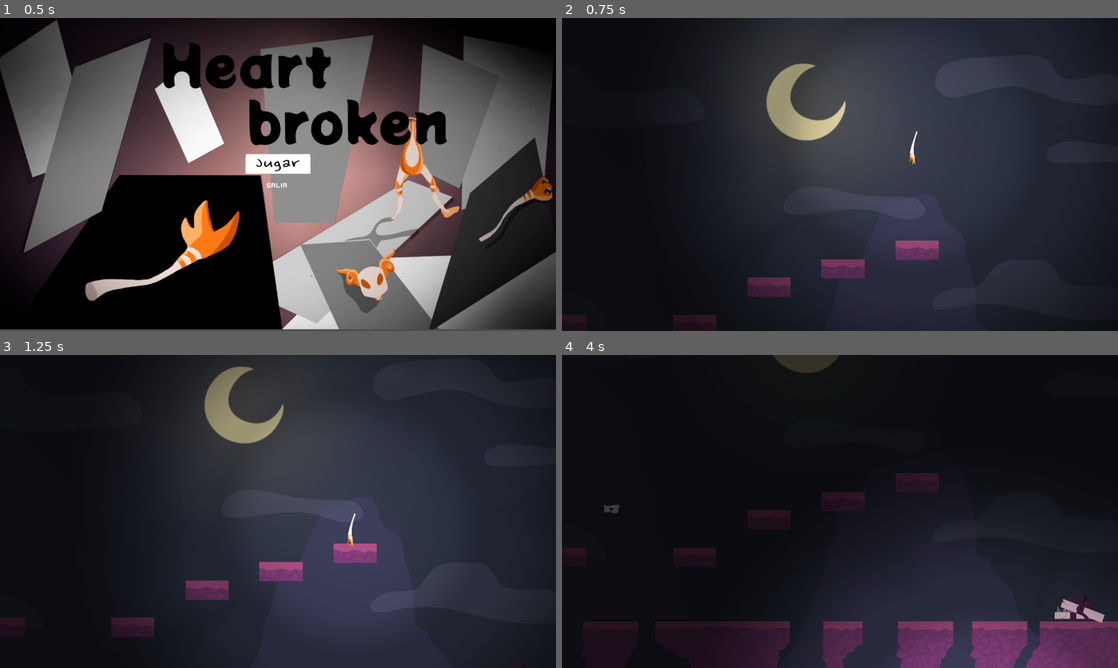
Above: before the commit, frames 1-4 (two rows, left to right).
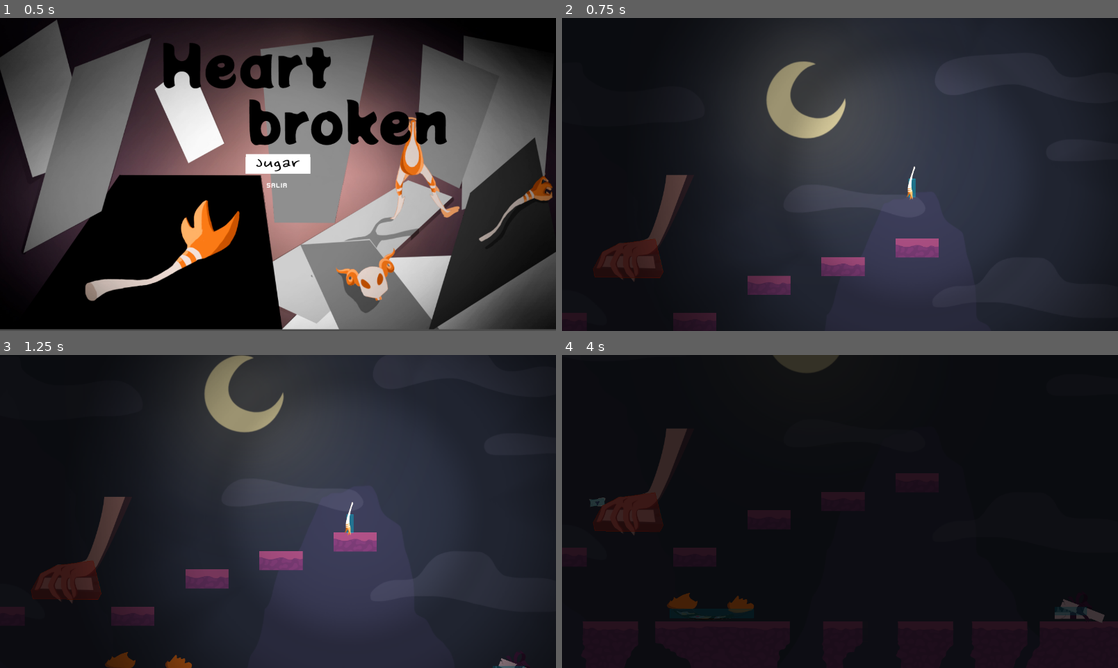
Above: after the commit, the same moments.

Repository: santyarellano/Shattered
Game: Godot game, scene res://Niveles/menuPrincipal.tscn
Same seed, same stepped clock (60 frames per second), same inputs: the game is played once before the commit and once after it.
Inputs (mouse positions are in pixels of both pictures, inside the frame that each line leads up to):
- Up to frame 1 (0.5 s): no input
- Up to frame 2 (0.75 s): click (840, 165) at 0.5 s
- Up to frame 3 (1.25 s): no input
- Up to frame 4 (4 s): hold Right (ui_right) 1.28-2.78 s; tap Space (ui_select) at 1.52, 2.27, 3.77 s; hold Left (ui_left) 2.78-3.53 s; hold Right (ui_right) from 3.53 s (still down)

Frame 1 is identical in both runs. In frame 2, 2.7% of the frame differs, in the area x 5-81%, y 13-95%; in frame 3, 6.3%; in frame 4, 20%, in the area x 4-100%, y 23-100%.

Commit message:
agregar spawn location

Diff:
--- a/Niveles/Playground.tscn
+++ b/Niveles/Playground.tscn
@@ -1,10 +1,12 @@
-[gd_scene load_steps=6 format=2]
+[gd_scene load_steps=8 format=2]
 
 [ext_resource path="res://Img/nivel 1 bkgnd/nivel1.png" type="Texture" id=1]
 [ext_resource path="res://Obj/Player/Player.tscn" type="PackedScene" id=2]
 [ext_resource path="res://Obj/Hazards/Gift.tscn" type="PackedScene" id=3]
 [ext_resource path="res://Niveles/map1/map1.tscn" type="PackedScene" id=4]
 [ext_resource path="res://Obj/Hazards/Mailbox.tscn" type="PackedScene" id=5]
+[ext_resource path="res://Obj/Hazards/BurningPhotos.tscn" type="PackedScene" id=6]
+[ext_resource path="res://Obj/Hazards/Hand/Hand.tscn" type="PackedScene" id=7]
 
 [node name="Level_with_lights" type="Node"]
 
@@ -19,8 +21,11 @@
 
 [node name="Casters" type="Node2D" parent="."]
 
+[node name="PlayerSpawn" type="Node2D" parent="."]
+position = Vector2( 936.105, 307.934 )
+
 [node name="Player" parent="." instance=ExtResource( 2 )]
-position = Vector2( 928.211, 204.405 )
+position = Vector2( 924.357, 268.519 )
 jump_power = -500
 
 [node name="CanvasModulate" type="CanvasModulate" parent="."]
@@ -34,3 +39,11 @@
 position = Vector2( 133.643, 467.502 )
 scale = Vector2( 0.198035, 0.198035 )
 flip_h = true
+
+[node name="BurningPhotos" parent="." instance=ExtResource( 6 )]
+position = Vector2( 575.573, 613.551 )
+scale = Vector2( 0.448669, 0.179468 )
+
+[node name="Hand" parent="." instance=ExtResource( 7 )]
+position = Vector2( 460.73, 352.477 )
+fall_speed = 100
--- a/Obj/Hazards/Hand/Hand.gd
+++ b/Obj/Hazards/Hand/Hand.gd
@@ -1,37 +1,22 @@
-extends KinematicBody2D
+extends RigidBody2D
+
+export var fall_speed = 20
+
+func _ready():
+	get_tree().set_debug_collisions_hint(true)
+	set_contact_monitor(true)
+	set_max_contacts_reported(3)
+	linear_velocity = Vector2(0, fall_speed)
+
+#func _process(delta):
+#	position.y += fall_speed * delta
+
+func _on_IntervaloCaida_timeout():
+	fall_speed *= -1
+	linear_velocity = Vector2(0, fall_speed)
 
 
-# Declare member variables here. Examples:
-# var a = 2
-# var b = "text"
-const FLOOR=Vector2(0,-1)
-var ACC=10
-var direction=1
-var velocity= Vector2()
-
-
-
-func _ready():
-	pass # Replace with function body.
-
-func _physics_process(delta):
-	if(direction==-1):
-		#elevacion
-		ACC=0.1
-	else:
-		#caida
-		ACC=0.3
-	velocity.y += (ACC*direction)
-	var collision = move_and_collide(velocity)
-	if collision:
-		if (collision.collider.name=="Player"):
-			_on_IntervaloCaida_timeout()
-			print("Vida reducida")
-	#velocity= move_and_slide(velocity,FLOOR)
-	#for i in get_slide_count():
-	#	var collision = get_slide_collision(i)
-	#	if(collision.collider.name=="Player"):
-	#		print("game ova")
-func _on_IntervaloCaida_timeout():
-	velocity.y=0;
-	direction=direction*-1
+func _on_Hand_body_entered(body):
+	print("hola")
+	if(body.get_name() == "Player"):
+		body.resetPlayer()
--- a/Obj/Hazards/Hand/Hand.tscn
+++ b/Obj/Hazards/Hand/Hand.tscn
@@ -3,21 +3,26 @@
 [ext_resource path="res://Obj/Hazards/Hand/Hand.gd" type="Script" id=1]
 [ext_resource path="res://Img/mano.png" type="Texture" id=2]
 
-[node name="Hand" type="KinematicBody2D"]
-position = Vector2( 16, -1 )
+[node name="Hand" type="RigidBody2D"]
+position = Vector2( -6.24878, 20.1893 )
+mass = 65535.0
+gravity_scale = 0.0
 script = ExtResource( 1 )
 __meta__ = {
 "_edit_group_": true
 }
 
 [node name="Sprite" type="Sprite" parent="."]
-position = Vector2( 528.902, 191.783 )
+scale = Vector2( 0.5, 0.5 )
 texture = ExtResource( 2 )
 
 [node name="CollisionPolygon2D" type="CollisionPolygon2D" parent="."]
+position = Vector2( -265.396, -94.2922 )
+scale = Vector2( 0.5, 0.5 )
 polygon = PoolVector2Array( 362.875, 352.493, 587.621, 354.741, 598.858, 333.764, 571.139, 220.268, 442.354, 237.665, 388.415, 266.133, 356.881, 323.276 )
 
 [node name="IntervaloCaida" type="Timer" parent="."]
 wait_time = 2.0
 autostart = true
+[connection signal="body_entered" from="." to="." method="_on_Hand_body_entered"]
 [connection signal="timeout" from="IntervaloCaida" to="." method="_on_IntervaloCaida_timeout"]
--- a/Obj/Hazards/Letter.gd
+++ b/Obj/Hazards/Letter.gd
@@ -13,4 +13,4 @@
 	if(body.get_name() == "Player"):
 		body.dano()
 
-	queue_free()
+#	queue_free()
--- a/Obj/Player/Player.gd
+++ b/Obj/Player/Player.gd
@@ -38,6 +38,10 @@
 		elif velocity.x > 0:
 			$AnimatedSprite.flip_h = false
 
+	#checar caida
+	if(position.y >= 750):
+		resetPlayer()
+
 func get_input():
 	# Walking
 	if Input.is_action_pressed("ui_right"):
@@ -64,5 +68,14 @@
 		jumping = false
 	velocity = move_and_slide(velocity, Vector2(0, -1))
 
+func resetPlayer():
+	hide()
+	position = get_parent().get_node("PlayerSpawn").position
+	$RespawnTimer.start()
+
 func dano():
 	print("quitar vida")
+
+
+func _on_RespawnTimer_timeout():
+	show()
--- a/Obj/Player/Player.tscn
+++ b/Obj/Player/Player.tscn
@@ -13,6 +13,11 @@
 
 [sub_resource type="SpriteFrames" id=2]
 animations = [ {
+"frames": [ ExtResource( 4 ) ],
+"loop": true,
+"name": "hand_jump",
+"speed": 5.0
+}, {
 "frames": [ ExtResource( 6 ) ],
 "loop": true,
 "name": "hand_idle",
@@ -21,11 +26,6 @@
 "frames": [ ExtResource( 1 ), ExtResource( 4 ), ExtResource( 5 ), ExtResource( 6 ) ],
 "loop": true,
 "name": "hand_wlk",
-"speed": 5.0
-}, {
-"frames": [ ExtResource( 4 ) ],
-"loop": true,
-"name": "hand_jump",
 "speed": 5.0
 } ]
 
@@ -52,4 +52,8 @@
 frames = SubResource( 2 )
 animation = "hand_jump"
 
+[node name="RespawnTimer" type="Timer" parent="."]
+one_shot = true
+[connection signal="timeout" from="RespawnTimer" to="." method="_on_RespawnTimer_timeout"]
+
 [editable path="Camera2D"]
